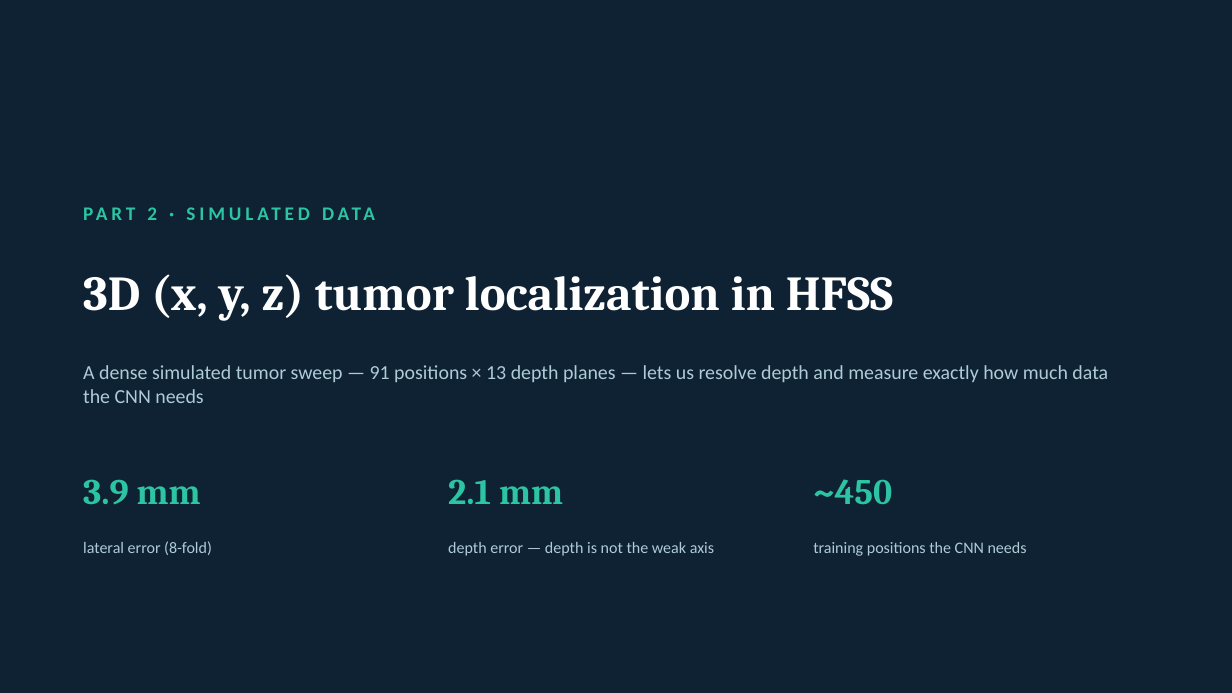
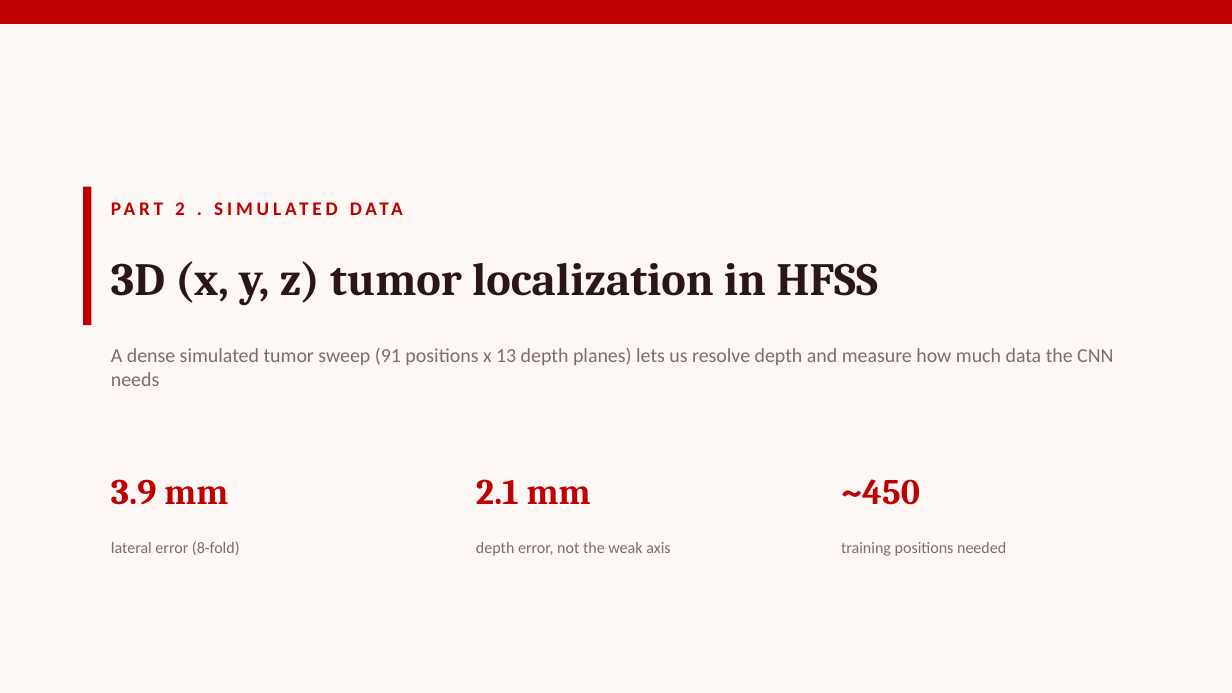
Before and after one commit to pmart1534/microwave-phantom-localization-cnn-mlp, a slide deck: slide 1 of regression_deck/Deck2_Simulated_Regression.pptx. Drawn at 1232x693 pixels with LibreOffice and Linux fonts; fonts in the diff are those of the drawing. Boxes give left, top, right and bottom in pixels: in the first picture for what was removed or moved away, otherwise in the second. Text is boxed around its words. In the diff, an @@ line names an element or a change of style, - is before the commit and + after.

```diff
--- a/regression_deck/Deck2_Simulated_Regression.pptx
+++ b/regression_deck/Deck2_Simulated_Regression.pptx
@@ background #0E2233 to #FDF8F6 @@
@@ rectangle added at (0, 0, 1232, 24), fill #BE0000 @@
@@ rectangle added at (83, 187, 91, 325), fill #BE0000 @@
@@ text at (175, 202, 185, 215): text changed; text colour #2CC4A3 to #BE0000 @@
-PART 2 · SIMULATED DATA
+PART 2 . SIMULATED DATA
@@ text "3D (x, y, z) tumor ...": place and size @@
-text "3D (x, y, z) tumor ..." at (83, 274, 893, 320)
+text "3D (x, y, z) tumor ..." at (111, 261, 878, 305)
@@ text "3D (x, y, z) tumor ..." at (111, 261, 878, 305): size 38 to 36 pt, text colour #FFFFFF to #2A1618 @@
@@ text at (111, 348, 1113, 386): text changed; text colour #AECBD6 to #836A68 @@
-A dense simulated tumor sweep — 91 positions × 13 depth planes — lets us resolve depth and measure exactly how much data the CNN needs
+A dense simulated tumor sweep (91 positions x 13 depth planes) lets us resolve depth and measure how much data the CNN needs
@@ 3 texts: place and size @@
-3 texts at (83, 479, 892, 505)
+3 texts at (111, 479, 920, 505)
@@ text colour #2CC4A3 to #BE0000 in 3 elements at (111, 479, 228, 505), (476, 479, 591, 504), (841, 479, 920, 505) @@
@@ text "lateral error (8-fold)": place and size @@
-text "lateral error (8-fold)" at (83, 541, 212, 555)
+text "lateral error (8-fold)" at (111, 541, 240, 555)
@@ text "lateral error (8-fold)" at (111, 541, 240, 555): text colour #AECBD6 to #836A68 @@
@@ text at (476, 542, 670, 556): text changed; text colour #AECBD6 to #836A68 @@
-depth error — depth is not the weak axis
+depth error, not the weak axis
@@ text at (841, 542, 1006, 556): text changed; text colour #AECBD6 to #836A68 @@
-training positions the CNN needs
+training positions needed
```
Also in this commit, not shown: 8 other slides changed, 1 slide added, 14 other files.
